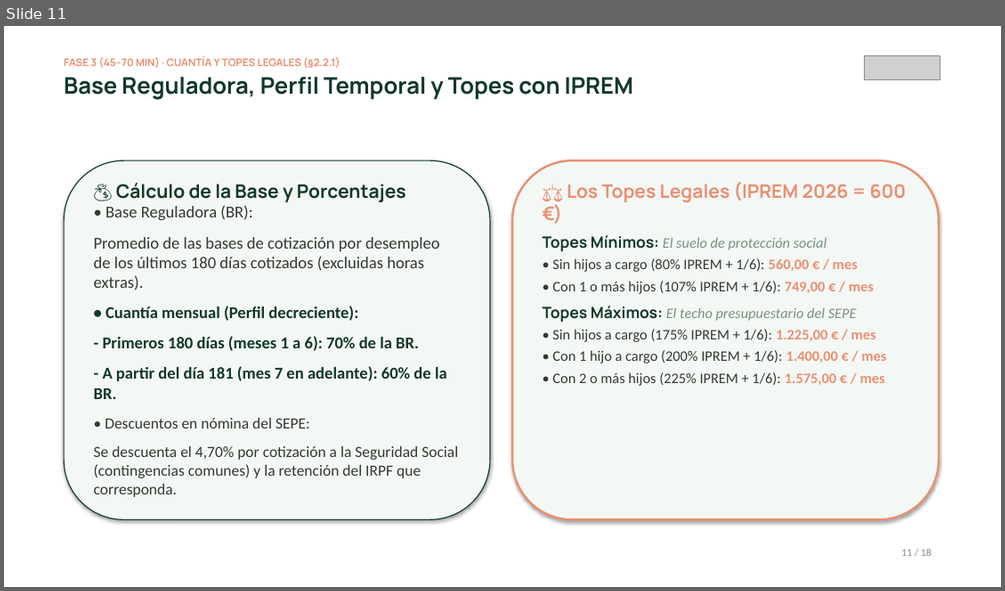
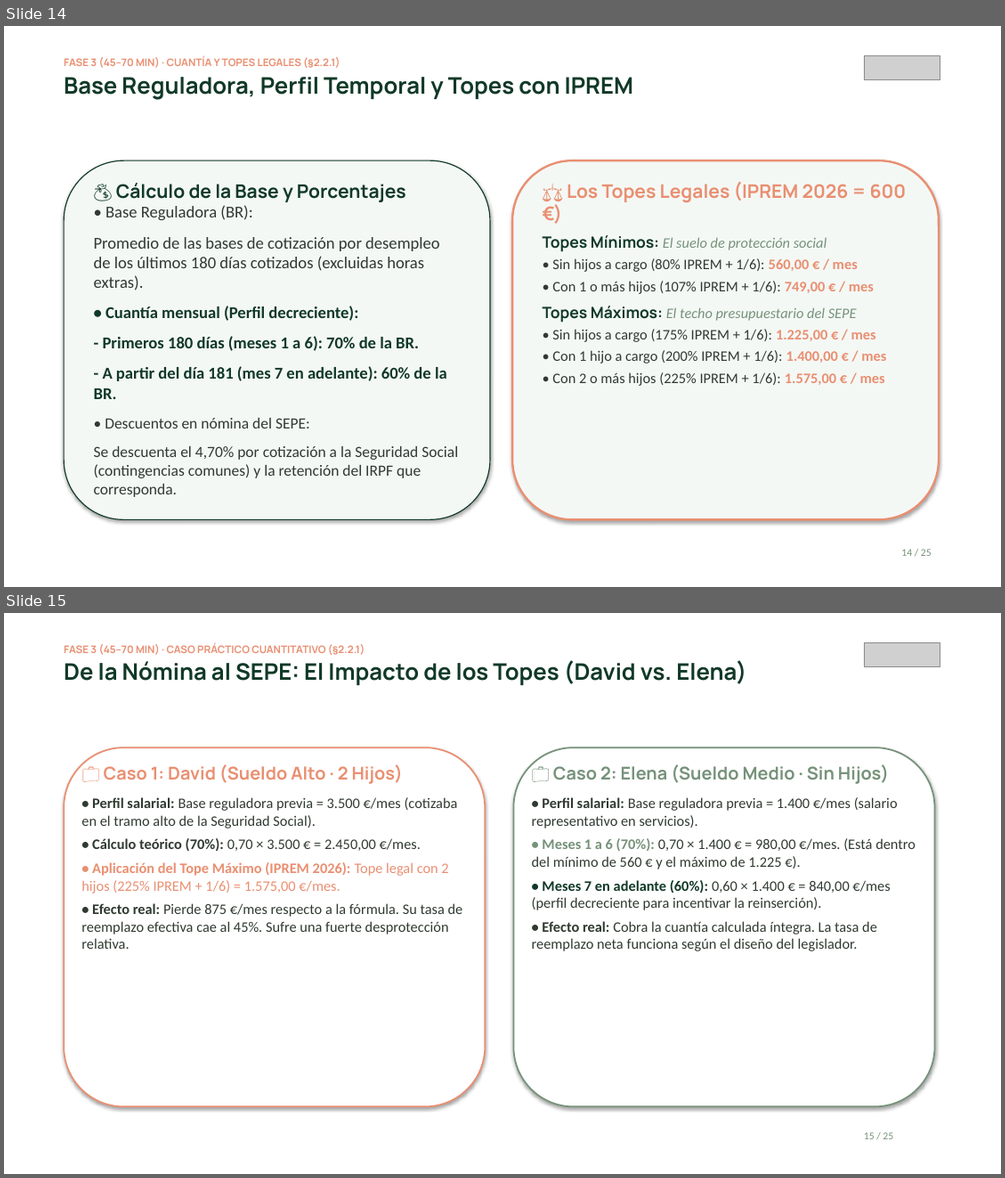
Before and after one commit to mhidper/PSSLL2627, a slide deck: Temas EB/Sesiones EB/Sesion 09/Sesion 09 - Por que proteger al desempleado y como lo hace Espana.pptx. Shown one above the other, each under a label of ours: slide 11 before the commit, slides 14 and 15 after it. The pictures are 1005x591 and 1005x1178 pixels, drawn with LibreOffice and Linux fonts; fonts in the diff are those of the drawing; grey boxes stand for pictures. Boxes give left, top, right and bottom in pixels: in the first picture for what was removed or moved away, otherwise in the second. Text is boxed around its words. In the diff, an @@ line names an element or a change of style, - is before the commit and + after.

```diff
--- a/Temas EB/Sesiones EB/Sesion 09/Sesion 09 - Por que proteger al desempleado y como lo hace Espana.pptx
+++ b/Temas EB/Sesiones EB/Sesion 09/Sesion 09 - Por que proteger al desempleado y como lo hace Espana.pptx
@@ slide 15 added at bbox=[4, 613, 1001, 1174], background #FFFFFF @@
@@ text added at bbox=[64, 643, 746, 685], 22 pt, text #113927, bold @@
+FASE 3 (45–70 MIN) · CASO PRÁCTICO CUANTITATIVO (§2.2.1)
+De la Nómina al SEPE: El Impacto de los Topes (David vs. Elena)
@@ picture added at bbox=[864, 643, 939, 666] @@
@@ rounded rectangle added at bbox=[64, 747, 485, 1107], fill #FFFFFF, outline #E98F71 1.5 pt @@
@@ text added at bbox=[81, 764, 463, 949], 14 pt, text #2F3A30 @@
+💼 Caso 1: David (Sueldo Alto · 2 Hijos)
+• Perfil salarial: Base reguladora previa = 3.500 €/mes (cotizaba en el tramo alto de la Seguridad Social).
+• Cálculo teórico (70%): 0,70 × 3.500 € = 2.450,00 €/mes.
+• Aplicación del Tope Máximo (IPREM 2026): Tope legal con 2 hijos (225% IPREM + 1/6) = 1.575,00 €/mes.
+• Efecto real: Pierde 875 €/mes respecto a la fórmula. Su tasa de reemplazo efectiva cae al 45%. Sufre una fuerte desprotección relativa.
@@ rounded rectangle added at bbox=[513, 747, 934, 1107], fill #FFFFFF, outline #76927A 1.5 pt @@
@@ text added at bbox=[532, 764, 915, 951], 14 pt, text #2F3A30 @@
+💼 Caso 2: Elena (Sueldo Medio · Sin Hijos)
+• Perfil salarial: Base reguladora previa = 1.400 €/mes (salario representativo en servicios).
+• Meses 1 a 6 (70%): 0,70 × 1.400 € = 980,00 €/mes. (Está dentro del mínimo de 560 € y el máximo de 1.225 €).
+• Meses 7 en adelante (60%): 0,60 × 1.400 € = 840,00 €/mes (perfil decreciente para incentivar la reinserción).
+• Efecto real: Cobra la cuantía calculada íntegra. La tasa de reemplazo neta funciona según el diseño del legislador.
@@ text added at bbox=[864, 1132, 893, 1139], 10 pt, text #76927A @@
+15 / 25
@@ what was slide 11 is now slide 14 @@
@@ slide 14 changed as well @@
@@ text at bbox=[901, 548, 931, 556]: text changed @@
-11 / 18
+14 / 25
```
Also in this commit, not shown: 16 other slides changed, 6 other slides added, 25 other files.
